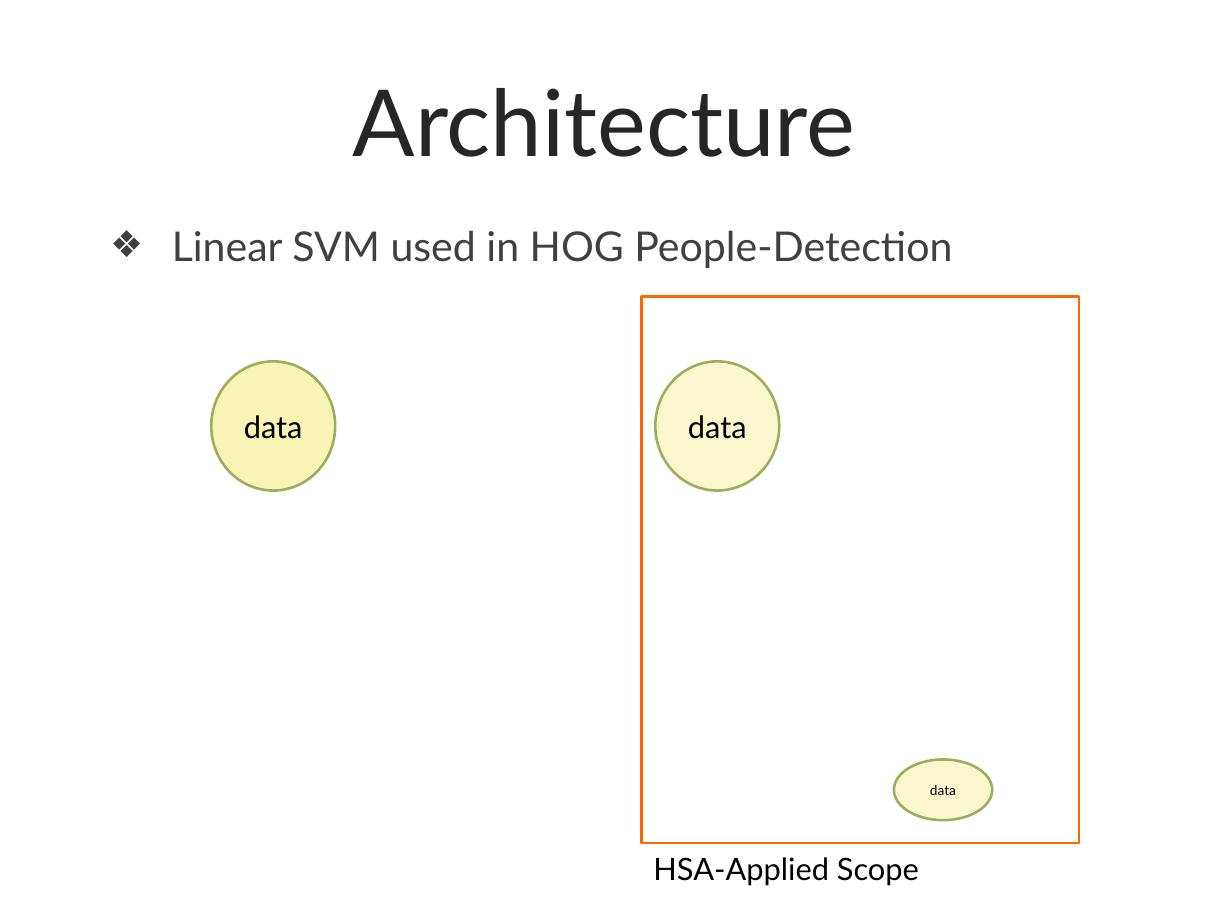
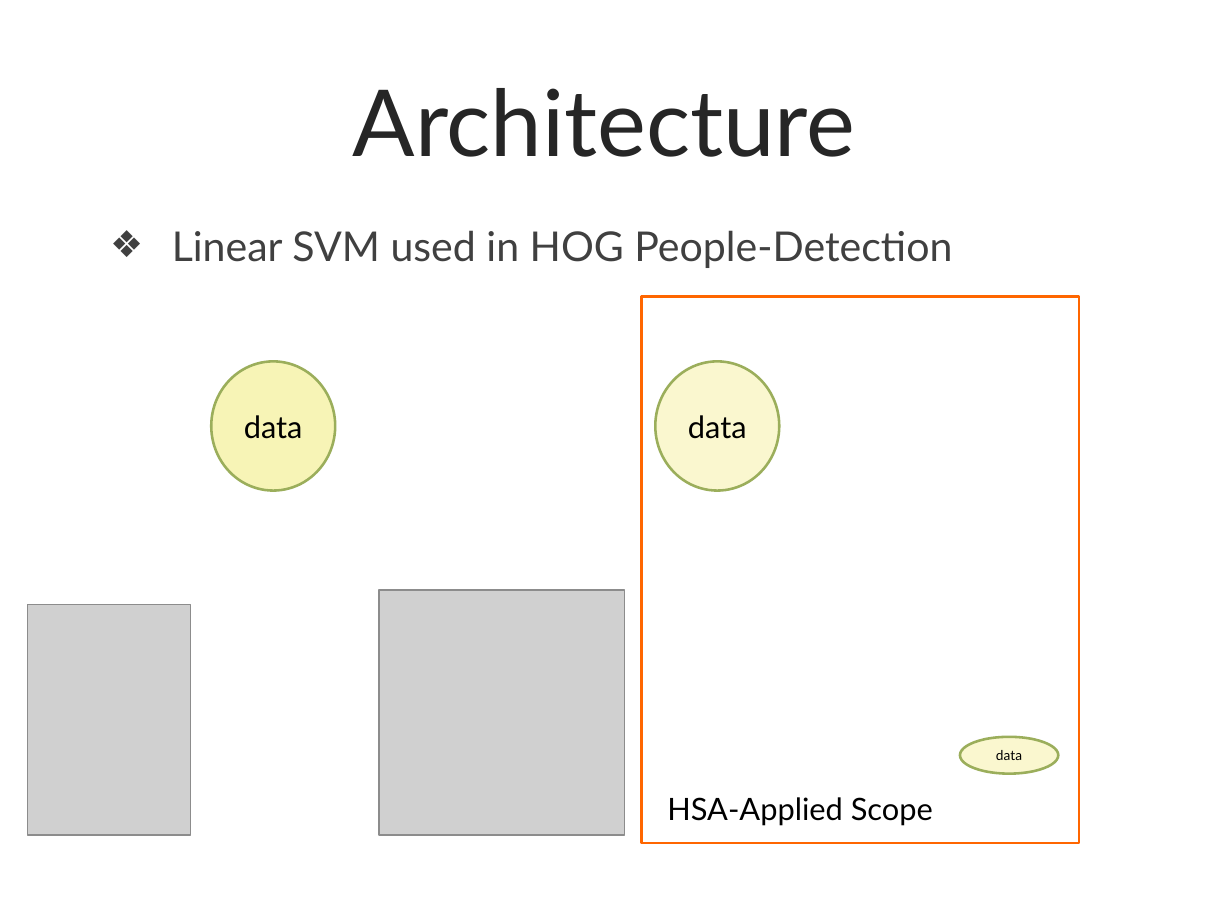
Before and after one commit to liujames/hsa-cyl, a slide deck: slide 2 of doc/hsacyl_v1.pptx. Drawn at 1232x924 pixels with LibreOffice and Linux fonts; fonts in the diff are those of the drawing; grey boxes stand for pictures; background and template pictures are left out. Boxes give left, top, right and bottom in pixels: in the first picture for what was removed or moved away, otherwise in the second. Text is boxed around its words. In the diff, an @@ line names an element or a change of style, - is before the commit and + after.

```diff
--- a/doc/hsacyl_v1.pptx
+++ b/doc/hsacyl_v1.pptx
@@ picture added at [379, 590, 625, 835] @@
@@ picture added at [28, 605, 191, 835] @@
@@ ellipse "data": place and size @@
-ellipse "data" at [894, 759, 993, 819]
+ellipse "data" at [960, 737, 1058, 774]
@@ text "HSA-Applied Scope": place and size @@
-text "HSA-Applied Scope" at [653, 857, 919, 886]
+text "HSA-Applied Scope" at [667, 797, 933, 826]
```
Also in this commit, not shown: 1 other slide changed.
